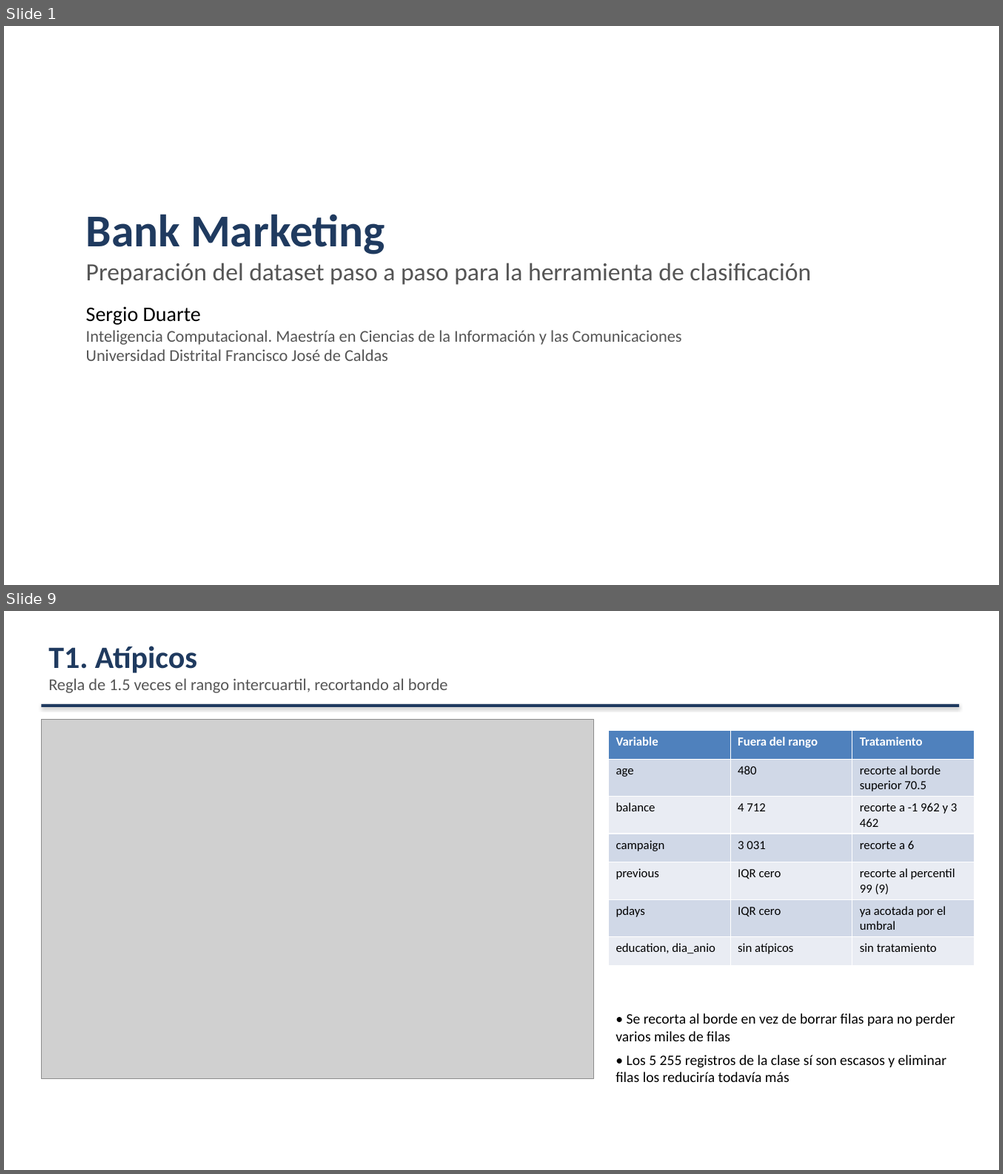
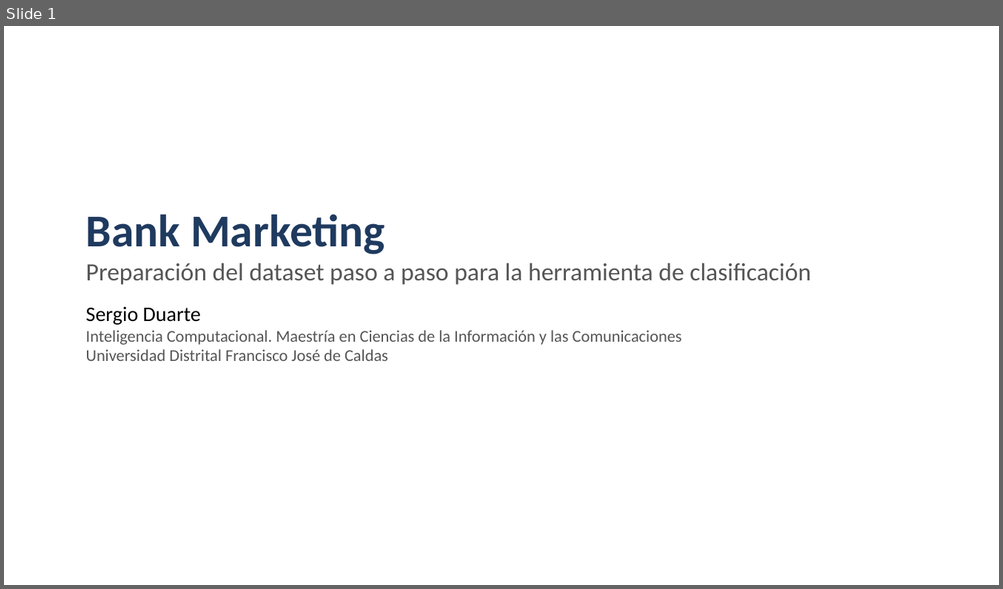
Before and after one commit to Checho019/maestria-inteligencia-computacional, a slide deck: Exposicion Bank/exposicion_bank.pptx. Shown one above the other, each under a label of ours: slides 1 and 9 before the commit, slide 1 after it; the slides between them are not shown. The pictures are 1003x1174 and 1003x589 pixels, drawn with LibreOffice and Linux fonts; fonts in the diff are those of the drawing; grey boxes stand for pictures. Boxes give left, top, right and bottom in pixels: in the first picture for what was removed or moved away, otherwise in the second. Text is boxed around its words. In the diff, an @@ line names an element or a change of style, - is before the commit and + after.

Commit message:
Exposicion Bank: resultados de Classification Learner y presentacion recortada a diez laminas

```diff
--- a/Exposicion Bank/exposicion_bank.pptx
+++ b/Exposicion Bank/exposicion_bank.pptx
@@ slide 9 removed at (4,611,999,1170), background #FFFFFF @@
@@ text removed at (48,646,448,693) @@
-T1. Atípicos
-Regla de 1.5 veces el rango intercuartil, recortando al borde
@@ rectangle removed at (41,704,959,707) @@
@@ picture removed at (41,719,594,1079) @@
@@ table removed at (609,730,973,957), 7 rows, 3 columns @@
-Variable | Fuera del rango | Tratamiento
-age | 480 | recorte al borde superior 70.5
-balance | 4 712 | recorte a -1 962 y 3 462
-campaign | 3 031 | recorte a 6
-previous | IQR cero | recorte al percentil 99 (9)
-pdays | IQR cero | ya acotada por el umbral
-education, dia_anio | sin atípicos | sin tratamiento
@@ text removed at (615,1014,955,1082) @@
-• Se recorta al borde en vez de borrar filas para no perder varios miles de filas
-• Los 5 255 registros de la clase sí son escasos y eliminar filas los reduciría todavía más
```
Also in this commit, not shown: 8 slides changed, 1 slide added, 5 other slides removed, 3 other files.
